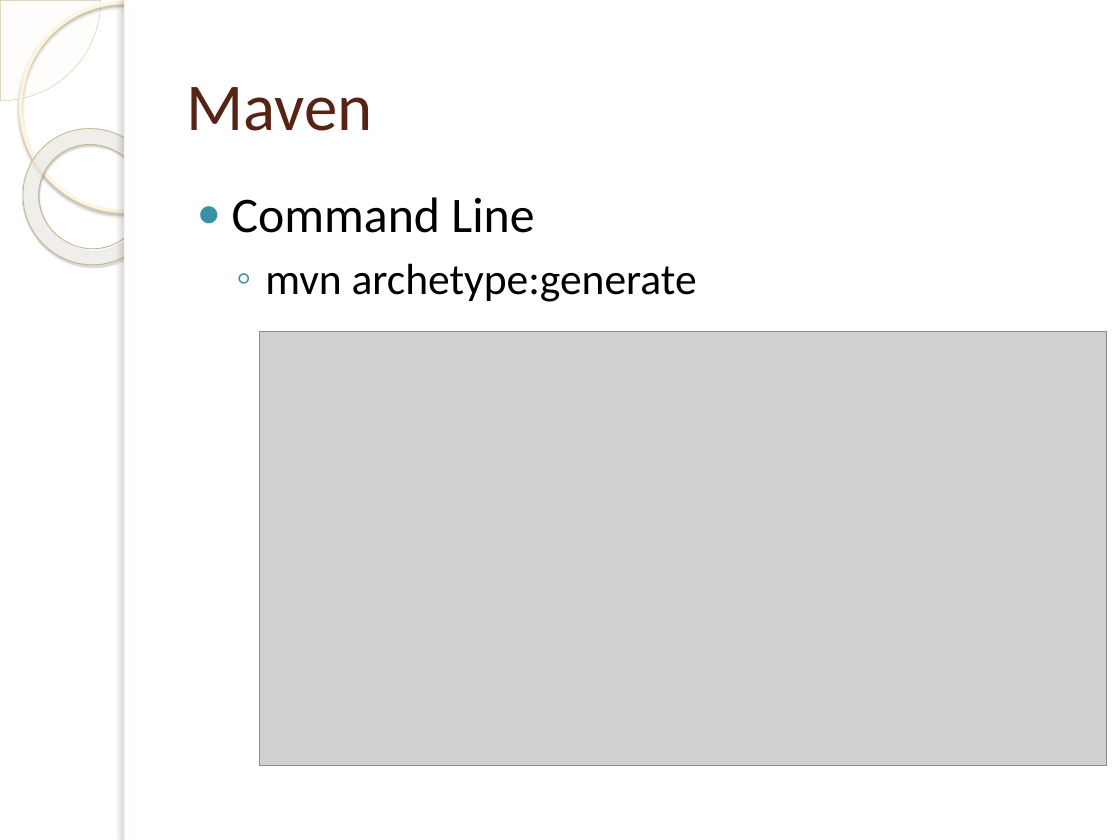
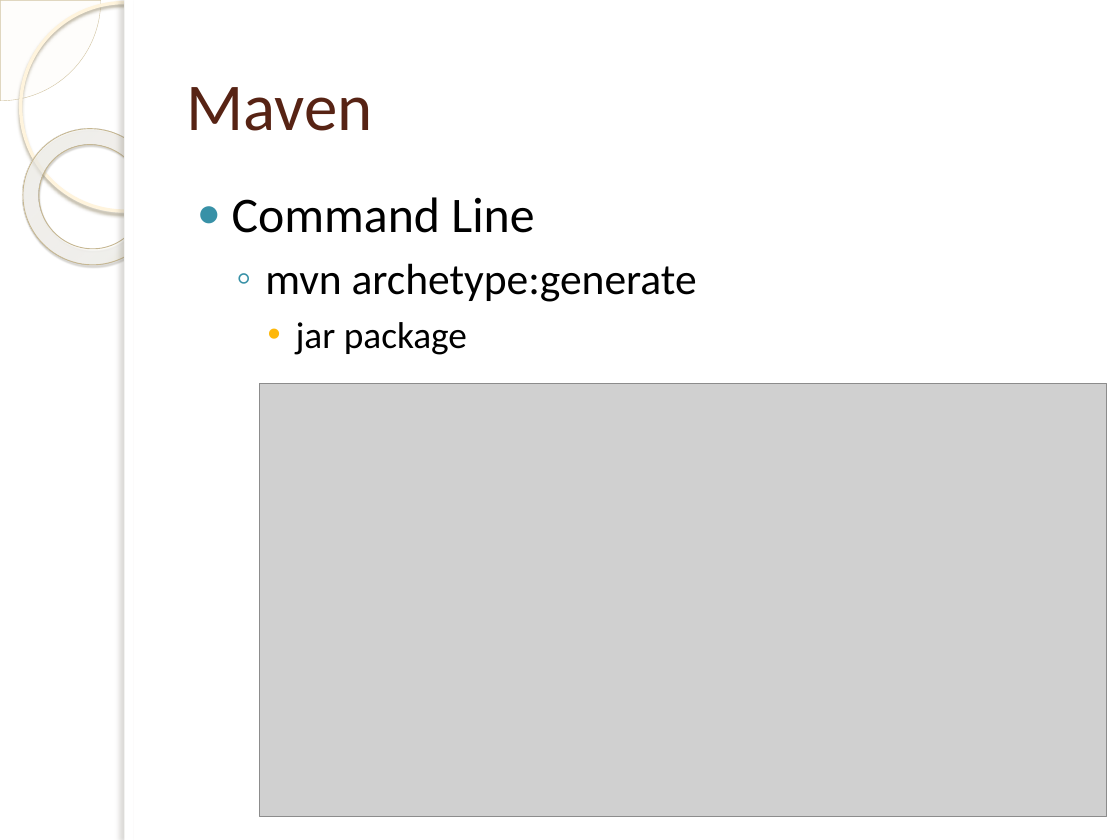
Before and after one commit to tassun/train-maven, a slide deck: slide 16 of Introduction to Maven.pptx. Drawn at 1120x840 pixels with LibreOffice and Linux fonts; fonts in the diff are those of the drawing; grey boxes stand for pictures; background and template pictures are left out. Boxes give left, top, right and bottom in pixels: in the first picture for what was removed or moved away, otherwise in the second. Text is boxed around its words. In the diff, an @@ line names an element or a change of style, - is before the commit and + after.

```diff
--- a/Introduction to Maven.pptx
+++ b/Introduction to Maven.pptx
@@ text at (x1=296, y1=322, x2=467, y2=355): paragraph added @@
+    • jar package
@@ picture moved from (x1=260, y1=332, x2=1107, y2=765) to (x1=260, y1=383, x2=1107, y2=816) @@
```
Also in this commit, not shown: 3 other slides changed, 3 slides added, 1 other file.
